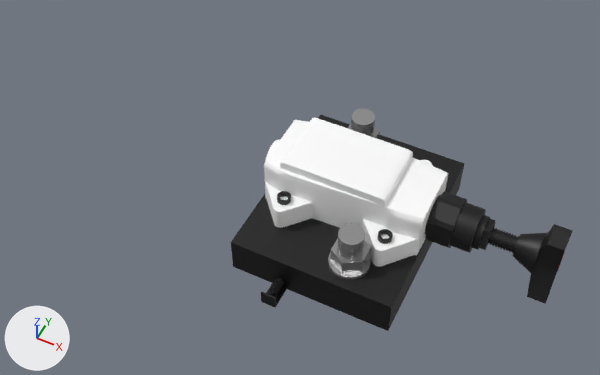
Renders of the glTF model 03/assets/03.glb from each side of a commit.
Rendered twice from a 50 mm lens placed at (16.9, -19.5, 25.1), pointed at (7.5, -0.6, 1.5). Every picture has the same lights, and +X, +Y and +Z are marked at lower left. Where no turn or scale is listed for an object, it has been applied to the vertices.
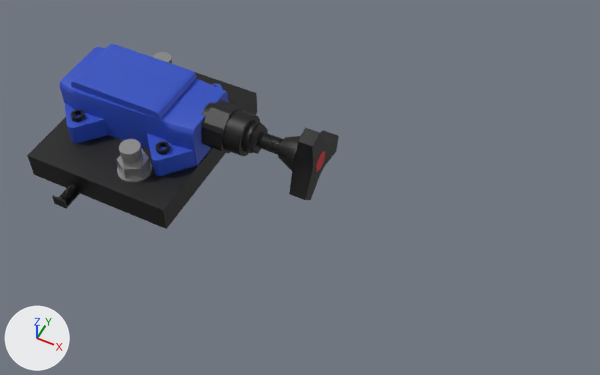
What differs and where, as boxes [x1, y1, x2, y2] in the pictures (600 x 375 px):
'Cylinder.007', recoloured, moved
    before: [264, 118, 448, 267]
    after: [60, 44, 229, 176]
'Cube.001', moved, rescaled
    before: [231, 115, 464, 331]
    after: [27, 72, 257, 229]
'Cylinder.003', moved
    before: [425, 191, 573, 304]
    after: [201, 100, 339, 200]
'Cylinder.006', moved, rescaled
    before: [328, 109, 380, 279]
    after: [116, 52, 173, 183]

Patch to the scene script:
```diff
--- a/03/assets/03.glb.py
+++ b/03/assets/03.glb.py
@@ mat_material_008 @@
 mat_material_008 = principled_material('Material.008')
-mat_material_008.base_color = (1.0, 1.0, 1.0)  # white #ffffff
+mat_material_008.base_color = (0.0232, 0.0728, 0.526)  # blue #2a4cc0
@@ ob_cylinder_006 @@
 ob_cylinder_006 = bpy.data.objects.new('Cylinder.006', me_cylinder_010)
-ob_cylinder_006.location = (11.44, -1.82, 2.0)
-ob_cylinder_006.scale = (0.258, 0.258, 0.192)
+ob_cylinder_006.location = (2.11, -1.82, 2.14)
+ob_cylinder_006.scale = (0.229, 0.229, 0.16)
@@ ob_cylinder_003 @@
 ob_cylinder_003 = bpy.data.objects.new('Cylinder.003', me_cylinder_003)
-ob_cylinder_003.location = (14.65, 0.0, 1.95)
+ob_cylinder_003.location = (5.43, 0.0, 2.62)
@@ ob_cube_001 @@
 ob_cube_001 = bpy.data.objects.new('Cube.001', me_cube_001)
-ob_cube_001.location = (8.25, -4.24, -0.36)
-ob_cube_001.scale = (0.29, 0.487, 0.125)
+ob_cube_001.location = (-0.96, -4.24, 0.32)
+ob_cube_001.scale = (0.29, 0.467, 0.0935)
@@ ob_cylinder_007 @@
 ob_cylinder_007 = bpy.data.objects.new('Cylinder.007', me_cylinder_006)
-ob_cylinder_007.location = (11.44, -1.82, 2.0)
+ob_cylinder_007.location = (2.22, -1.82, 2.24)
```
